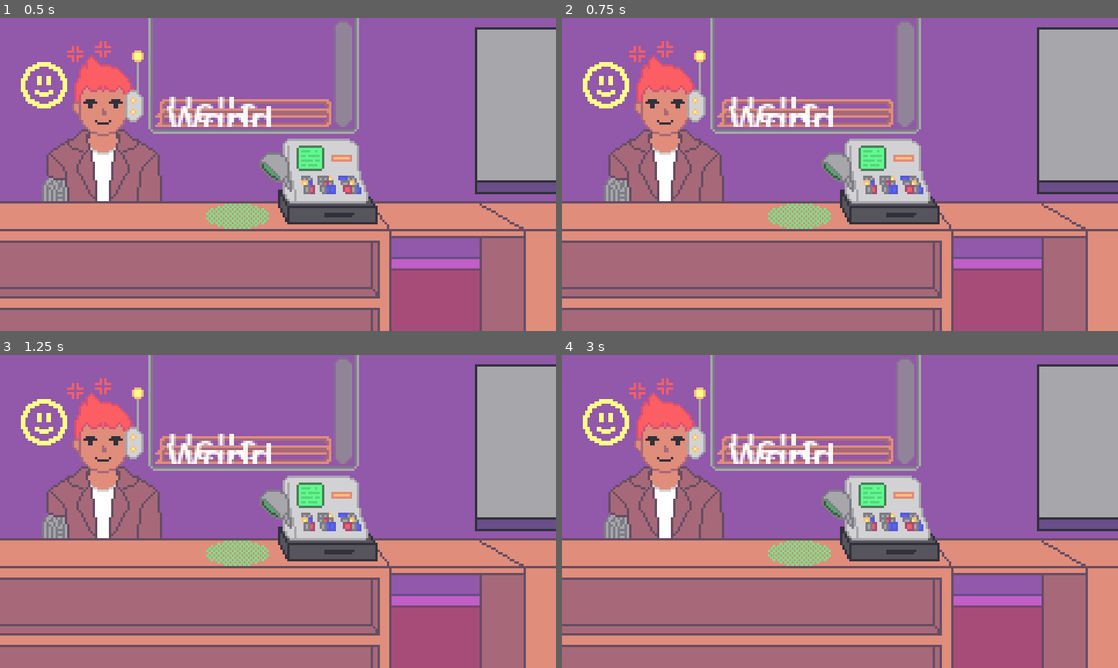
Above: before the commit, frames 1-4 (two rows, left to right).
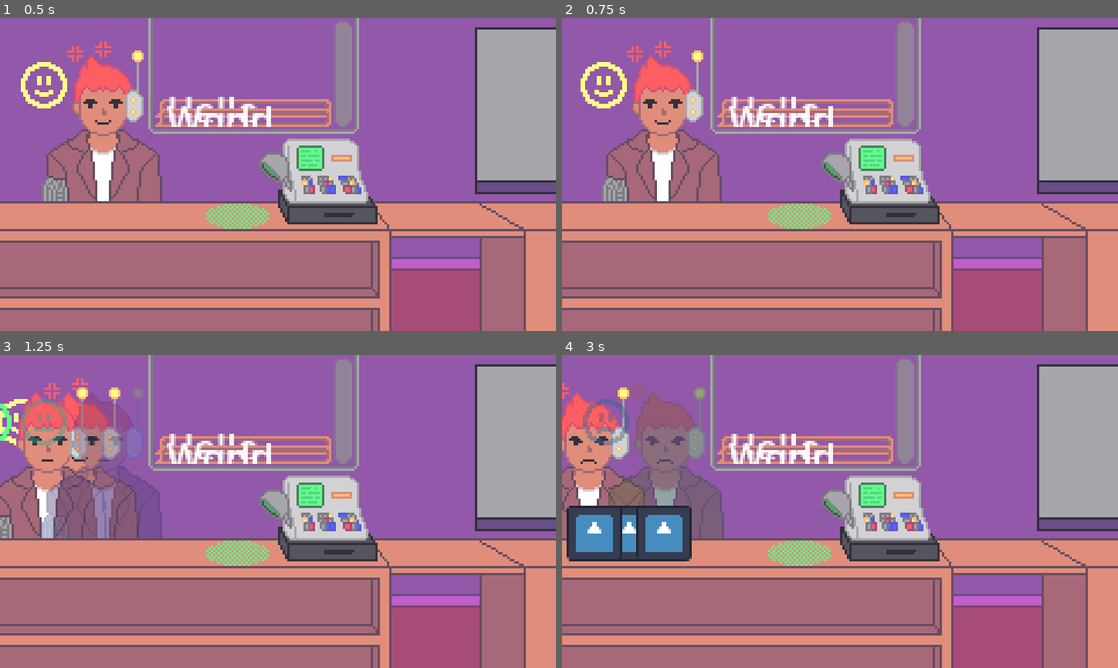
Above: after the commit, the same moments.

Repository: goofanader/ggj-2026
Game: Godot game, scene res://Scenes/Main Scene.tscn
Two runs of this game, one before a commit and one after it. Both use one fixed random seed, a clock stepped at 60 frames per second and the inputs below. The engine's default icon, where the game draws it, is replaced by a stand-in: a white triangle on a blue panel in a dark square.
Inputs (mouse positions are in pixels of both pictures, inside the frame that each line leads up to):
- Up to frame 1 (0.5 s): no input
- Up to frame 2 (0.75 s): tap Enter (Spawn New Customer, bound only after the commit) at 0.5 s; move the mouse to (962, 158) at 0.52 s; hold Backspace (Clear Customers, bound only after the commit) from 0.53 s (still down); click (962, 158) at 0.67 s
- Up to frame 3 (1.25 s): keep holding Backspace (Clear Customers, bound only after the commit); tap Enter (Spawn New Customer, bound only after the commit) at 0.8 s
- Up to frame 4 (3 s): move the mouse to (728, 527) at 1.27 s; release Backspace (Clear Customers, bound only after the commit) at 1.28 s; tap Enter (Spawn New Customer, bound only after the commit) at 1.35, 2.3, 2.85 s; click (728, 527) at 1.42 s; tap Backspace (Clear Customers, bound only after the commit) at 1.55 s; move the mouse to (895, 442) at 2.02 s; hold Backspace (Clear Customers, bound only after the commit) 2.03-2.78 s; click (895, 442) at 2.17 s; move the mouse to (812, 574) at 2.77 s; click (812, 574) at 2.92 s

Frame 1 is identical in both runs. In frame 2, 2.9% of the frame differs, in the area x 3-30%, y 7-59%; in frame 3, 11%; in frame 4, 12%, in the area x 0-29%, y 7-66%.

Commit message:
Finished up most character stuff

Diff:
--- a/Scenes/Customer.tscn
+++ b/Scenes/Customer.tscn
@@ -1,9 +1,14 @@
 [gd_scene format=3 uid="uid://dfife271rokxq"]
 
 [ext_resource type="Script" uid="uid://ck04ncqyco8q4" path="res://Scripts/customer_scene.gd" id="1_o7g7w"]
+[ext_resource type="AudioStream" uid="uid://b3weqto38tqty" path="res://Assets/Sounds/Beam_Up.wav" id="2_c7i8l"]
 [ext_resource type="SpriteFrames" uid="uid://ig0bwfm563il" path="res://Assets/Art/Characters/customer_test_frames.tres" id="2_j21p7"]
 [ext_resource type="Texture2D" uid="uid://cyho4ggubdvhx" path="res://Assets/Art/Characters/Anger.png" id="3_j21p7"]
+[ext_resource type="AudioStream" uid="uid://bbnehfw45v3gl" path="res://Assets/Sounds/Beam_Down.wav" id="3_kosw0"]
+[ext_resource type="AudioStream" uid="uid://xwtv3v5lefag" path="res://Assets/Sounds/Door_Close.wav" id="4_1r5ol"]
 [ext_resource type="Texture2D" uid="uid://tli5yhf22qms" path="res://Assets/Art/Characters/Mood.png" id="4_rje0e"]
+[ext_resource type="AudioStream" uid="uid://s3cccg8tvs07" path="res://Assets/Sounds/Door_Open.wav" id="5_6nvjr"]
+[ext_resource type="AudioStream" uid="uid://ctalrj1cl3ssu" path="res://Assets/Sounds/Electric_Sparks.wav" id="6_4qdli"]
 
 [sub_resource type="AtlasTexture" id="AtlasTexture_c7i8l"]
 atlas = ExtResource("3_j21p7")
@@ -129,9 +134,12 @@
 tracks/1/interp = 1
 tracks/1/loop_wrap = true
 tracks/1/keys = {
-"times": PackedFloat32Array(1.5),
-"transitions": PackedFloat32Array(1),
-"values": [{
+"times": PackedFloat32Array(0.33333334, 1.5),
+"transitions": PackedFloat32Array(1, 1),
+"values": [{
+"args": ["Beam Down"],
+"method": &"play_sound"
+}, {
 "args": [],
 "method": &"entered"
 }]
@@ -159,11 +167,14 @@
 tracks/1/interp = 1
 tracks/1/loop_wrap = true
 tracks/1/keys = {
-"times": PackedFloat32Array(1.5),
-"transitions": PackedFloat32Array(1),
-"values": [{
-"args": [],
-"method": &"leave"
+"times": PackedFloat32Array(0.36666667, 1.5),
+"transitions": PackedFloat32Array(1, 1),
+"values": [{
+"args": ["Beam Up"],
+"method": &"play_sound"
+}, {
+"args": [],
+"method": &"exited"
 }]
 }
 
@@ -188,9 +199,12 @@
 tracks/1/interp = 1
 tracks/1/loop_wrap = true
 tracks/1/keys = {
-"times": PackedFloat32Array(1),
-"transitions": PackedFloat32Array(1),
-"values": [{
+"times": PackedFloat32Array(0.06666667, 1),
+"transitions": PackedFloat32Array(1, 1),
+"values": [{
+"args": ["Electric Sparks"],
+"method": &"play_sound"
+}, {
 "args": [],
 "method": &"entered"
 }]
@@ -217,11 +231,14 @@
 tracks/1/interp = 1
 tracks/1/loop_wrap = true
 tracks/1/keys = {
-"times": PackedFloat32Array(1),
-"transitions": PackedFloat32Array(1),
-"values": [{
-"args": [],
-"method": &"leave"
+"times": PackedFloat32Array(0.1, 1),
+"transitions": PackedFloat32Array(1, 1),
+"values": [{
+"args": ["Electric Sparks"],
+"method": &"play_sound"
+}, {
+"args": [],
+"method": &"exited"
 }]
 }
 
@@ -271,9 +288,12 @@
 tracks/1/interp = 1
 tracks/1/loop_wrap = true
 tracks/1/keys = {
-"times": PackedFloat32Array(1),
-"transitions": PackedFloat32Array(1),
-"values": [{
+"times": PackedFloat32Array(0.033333335, 1),
+"transitions": PackedFloat32Array(1, 1),
+"values": [{
+"args": ["Door Open"],
+"method": &"play_sound"
+}, {
 "args": [],
 "method": &"entered"
 }]
@@ -299,11 +319,14 @@
 tracks/1/interp = 1
 tracks/1/loop_wrap = true
 tracks/1/keys = {
-"times": PackedFloat32Array(1),
-"transitions": PackedFloat32Array(1),
-"values": [{
-"args": [],
-"method": &"leave"
+"times": PackedFloat32Array(0.8666667, 1),
+"transitions": PackedFloat32Array(1, 1),
+"values": [{
+"args": ["Door Close"],
+"method": &"play_sound"
+}, {
+"args": [],
+"method": &"exited"
 }]
 }
 
@@ -328,9 +351,12 @@
 tracks/1/interp = 1
 tracks/1/loop_wrap = true
 tracks/1/keys = {
-"times": PackedFloat32Array(3),
-"transitions": PackedFloat32Array(1),
-"values": [{
+"times": PackedFloat32Array(0.06666667, 3),
+"transitions": PackedFloat32Array(1, 1),
+"values": [{
+"args": ["Door Open"],
+"method": &"play_sound"
+}, {
 "args": [],
 "method": &"entered"
 }]
@@ -357,11 +383,14 @@
 tracks/1/interp = 1
 tracks/1/loop_wrap = true
 tracks/1/keys = {
-"times": PackedFloat32Array(3),
-"transitions": PackedFloat32Array(1),
-"values": [{
-"args": [],
-"method": &"leave"
+"times": PackedFloat32Array(2.7, 3),
+"transitions": PackedFloat32Array(1, 1),
+"values": [{
+"args": ["Door Close"],
+"method": &"play_sound"
+}, {
+"args": [],
+"method": &"exited"
 }]
 }
 
@@ -378,13 +407,21 @@
 &"Walk Out": SubResource("Animation_1r5ol")
 }
 
-[node name="Customer" type="Node2D" unique_id=1278525423 node_paths=PackedStringArray("frame_node", "sprite_node", "mood_node", "expr_node", "animator")]
+[node name="Customer" type="Node2D" unique_id=1278525423 node_paths=PackedStringArray("frame_node", "sprite_node", "mood_node", "expr_node", "animator", "audio_node")]
 script = ExtResource("1_o7g7w")
+audio_files = Dictionary[String, AudioStream]({
+"Beam Down": ExtResource("3_kosw0"),
+"Beam Up": ExtResource("2_c7i8l"),
+"Door Close": ExtResource("4_1r5ol"),
+"Door Open": ExtResource("5_6nvjr"),
+"Electric Sparks": ExtResource("6_4qdli")
+})
 frame_node = NodePath("Customer_Frame")
 sprite_node = NodePath("Customer_Frame/Customer Sprite")
 mood_node = NodePath("Customer_Frame/Moon Indicator")
 expr_node = NodePath("Customer_Frame/Customer Expression")
 animator = NodePath("Customer_Frame/AnimationPlayer")
+audio_node = NodePath("Customer_Frame/AudioStreamPlayer2D")
 sprite_frames = ExtResource("2_j21p7")
 
 [node name="Customer_Frame" type="Node2D" parent="." unique_id=2114948699]
@@ -407,3 +444,5 @@
 [node name="AnimationPlayer" type="AnimationPlayer" parent="Customer_Frame" unique_id=485819954]
 root_node = NodePath("../..")
 libraries/ = SubResource("AnimationLibrary_6nvjr")
+
+[node name="AudioStreamPlayer2D" type="AudioStreamPlayer2D" parent="Customer_Frame" unique_id=1207895765]
--- a/Scenes/Main Scene.tscn
+++ b/Scenes/Main Scene.tscn
@@ -16,17 +16,19 @@
 [sub_resource type="Resource" id="Resource_mlytr"]
 script = ExtResource("2_l533x")
 sprites = Array[SpriteFrames]([ExtResource("3_1051w")])
+customer_scene = ExtResource("7_7enb7")
 metadata/_custom_type_script = "uid://4t7ehoq1t80x"
 
 [sub_resource type="CapsuleShape2D" id="CapsuleShape2D_4y6ly"]
 radius = 6.0
 height = 28.0
 
-[node name="Main Scene" type="Node2D" unique_id=125374370 node_paths=PackedStringArray("customer_spawn")]
+[node name="Main Scene" type="Node2D" unique_id=125374370 node_paths=PackedStringArray("customer_spawn", "customer_nodes")]
 script = ExtResource("1_4y6ly")
 customer_data = SubResource("Resource_mlytr")
 customer_spawn = NodePath("CharacterSpawn")
 item_scene = ExtResource("2_56oky")
+customer_nodes = [NodePath("Customer")]
 
 [node name="Bg" type="Node2D" parent="." unique_id=177786591]
 
@@ -102,3 +104,6 @@
 
 [node name="CharacterSpawn" type="Marker2D" parent="." unique_id=459509201]
 position = Vector2(44, 86)
+
+[node name="AudioListener2D" type="AudioListener2D" parent="." unique_id=825516288]
+position = Vector2(103, 64)
--- a/Scripts/customer_data.gd
+++ b/Scripts/customer_data.gd
@@ -11,7 +11,6 @@
 	set(value):
 		mood_scale_range = Vector2(min(value[0],value[1]),max(value[0],value[1]))
 
-
 @export var customer_scene: PackedScene
 
 
--- a/Scripts/customer_scene.gd
+++ b/Scripts/customer_scene.gd
@@ -12,6 +12,9 @@
 	"Neutral": Vector2i(41,80),
 	"Happy": Vector2i(81,100),
 }
+@export var audio_files: Dictionary[String,AudioStream] = {}
+
+
 
 ## -----------------------------------------------------------------------------
 ##             Node Attachements
@@ -23,6 +26,7 @@
 @export var mood_node: AnimatedSprite2D
 @export var expr_node: AnimatedSprite2D
 @export var animator: AnimationPlayer
+@export var audio_node: AudioStreamPlayer2D
 
 ## -----------------------------------------------------------------------------
 ##             External Data
@@ -41,7 +45,7 @@
 	set(value):
 		_mood_level = value
 		var mood_ind:int = mood_level_curve.values().find_custom(func(c): return mood_level>=min(c.x,c.y) and mood_level<=max(c.x,c.y))
-		mood = mood_level_curve.keys()[mood_ind]
+		mood = Mood.keys().find(mood_level_curve.keys()[mood_ind]) as Mood
 		if mood_level > 100:
 			leave()
 	get():
@@ -84,9 +88,18 @@
 func entered() -> void:
 	place_item()
 
+func exited() -> void:
+	var t: Timer = Timer.new()
+	t.wait_time = 1.0
+	t.timeout.connect(queue_free)
+	t.start()
+
 func place_item() -> void:
 	main_node.drop_items()
 
+func play_sound(sound_name:String) -> void:
+	audio_node.stream = audio_files[sound_name]
+	audio_node.play()
 
 func enter() -> void:
 	match transition_in:
@@ -99,7 +112,6 @@
 		Transitions.Blink:
 			animator.play("Blink In")
 
-
 func leave() -> void:
 	match transition_in:
 		Transitions.Walk:
@@ -111,7 +123,6 @@
 		Transitions.Blink:
 			animator.play("Blink Out")
 
-
 func damage(value:float) -> void:
 	mood_level += roundi(value*mood_scale)
 
--- a/Scripts/main_scene.gd
+++ b/Scripts/main_scene.gd
@@ -23,12 +23,17 @@
 func _unhandled_input(event: InputEvent) -> void:
 	if event.is_action_pressed("Quit"):
 		get_tree().quit()
+	elif event.is_action_pressed("Spawn New Customer"):
+		new_customer()
+	elif event.is_action_pressed("Clear Customers"):
+		clear_customers()
 
 ## -----------------------------------------------------------------------------
 ##             Customer Methods
 ## -----------------------------------------------------------------------------
 
-var customer_nodes: Array[CustomerNode] = []
+@export_group("Internal Variables")
+@export var customer_nodes: Array[CustomerNode] = []
 
 func new_customer() -> void:
 	var customer_node:CustomerNode = customer_data.generate_new()
--- a/project.godot
+++ b/project.godot
@@ -31,6 +31,16 @@
 "events": [Object(InputEventKey,"resource_local_to_scene":false,"resource_name":"","device":-1,"window_id":0,"alt_press …(195 unchanged characters)…
 ]
 }
+"Spawn New Customer"={
+"deadzone": 0.2,
+"events": [Object(InputEventKey,"resource_local_to_scene":false,"resource_name":"","device":-1,"window_id":0,"alt_pressed":false,"shift_pressed":false,"ctrl_pressed":false,"meta_pressed":false,"pressed":false,"keycode":0,"physical_keycode":4194309,"key_label":0,"unicode":0,"location":0,"echo":false,"script":null)
+]
+}
+"Clear Customers"={
+"deadzone": 0.2,
+"events": [Object(InputEventKey,"resource_local_to_scene":false,"resource_name":"","device":-1,"window_id":0,"alt_pressed":false,"shift_pressed":false,"ctrl_pressed":false,"meta_pressed":false,"pressed":false,"keycode":0,"physical_keycode":4194308,"key_label":0,"unicode":0,"location":0,"echo":false,"script":null)
+]
+}
 
 [layer_names]
 
Not shown, added: Assets/Sounds/Beam_Down.wav.import
Not shown, added: Assets/Sounds/Beam_Up.wav.import
Not shown, added: Assets/Sounds/Door_Close.wav.import
Not shown, added: Assets/Sounds/Door_Open.wav.import
Not shown, added: Assets/Sounds/Electric_Sparks.wav.import
Not shown, added: Assets/Sounds/Beam_Down.wav
Not shown, added: Assets/Sounds/Beam_Up.wav
Not shown, added: Assets/Sounds/Door_Close.wav
Not shown, added: Assets/Sounds/Door_Open.wav
Not shown, added: Assets/Sounds/Electric_Sparks.wav
